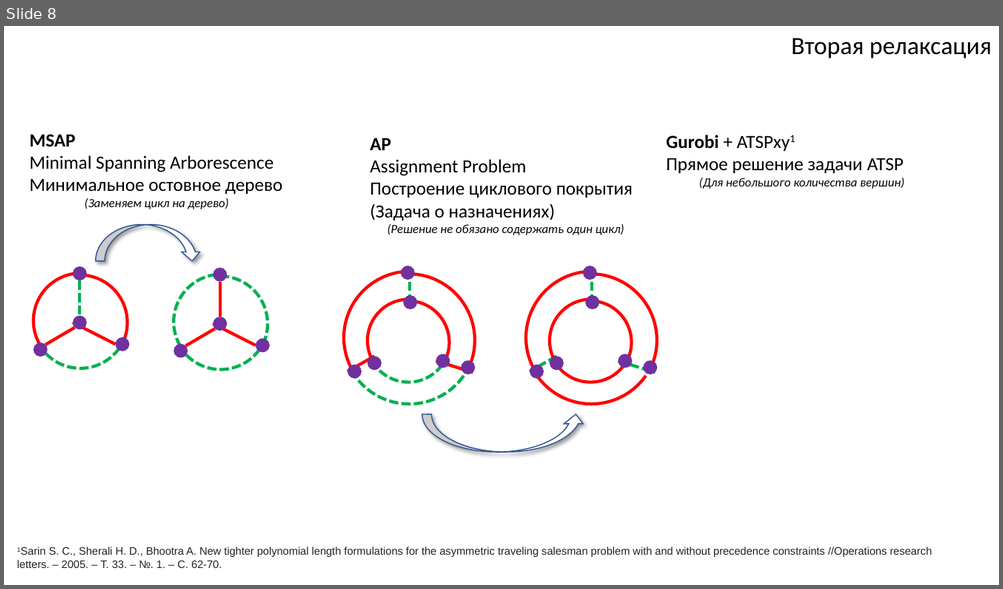
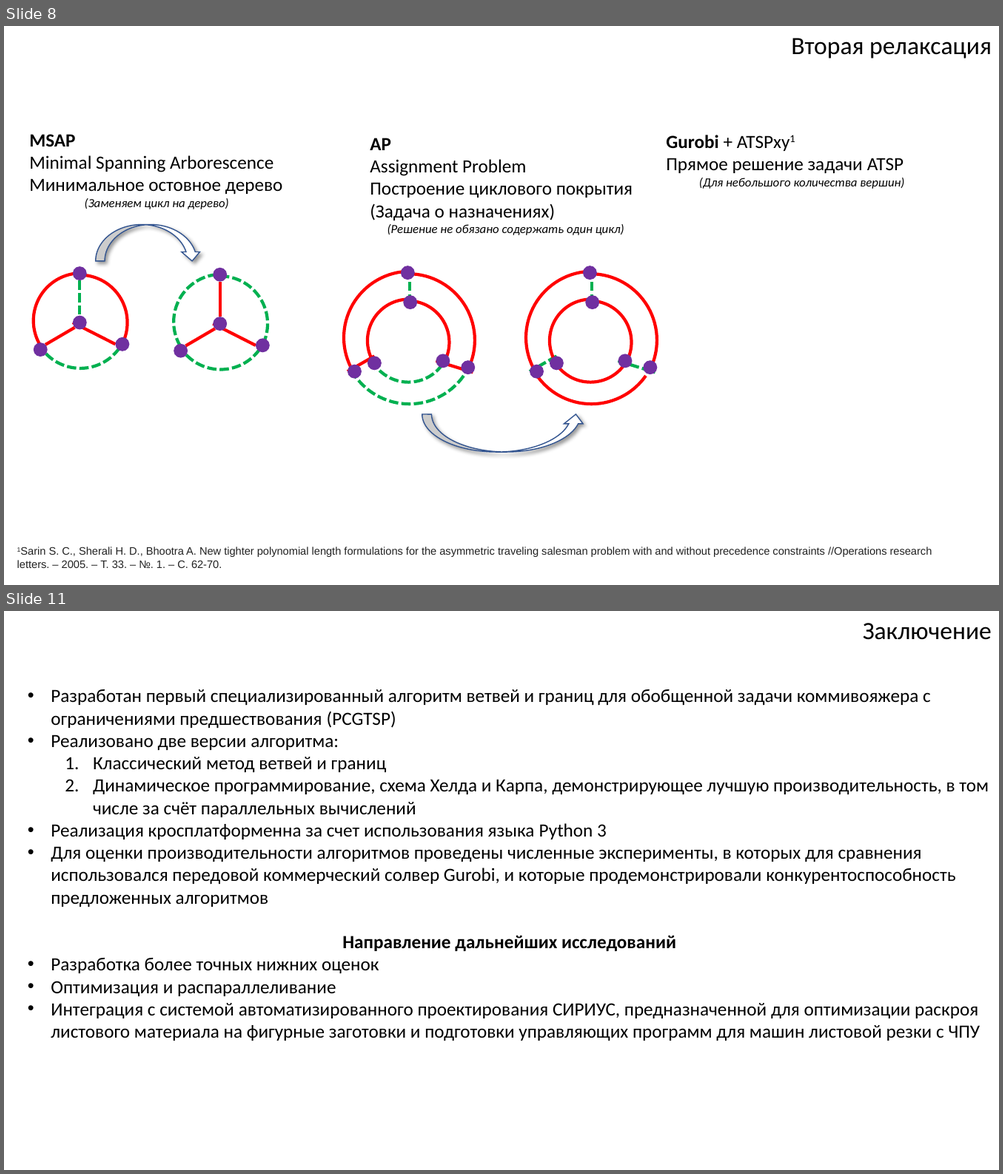
Before and after one commit to ukoloff/these, a slide deck: article/pcgtsp.pptx. Shown one above the other, each under a label of ours: slide 8 before the commit, slides 8 and 11 after it; the slides between them are not shown. The pictures are 1003x589 and 1003x1174 pixels, drawn with LibreOffice and Linux fonts; fonts in the diff are those of the drawing. Boxes give left, top, right and bottom in pixels: in the first picture for what was removed or moved away, otherwise in the second. Text is boxed around its words. In the diff, an @@ line names an element or a change of style, - is before the commit and + after.

```diff
--- a/article/pcgtsp.pptx
+++ b/article/pcgtsp.pptx
@@ slide 11 added at (4, 611, 999, 1170), background #FFFFFF @@
@@ text added at (862, 623, 991, 640), 24 pt, text #000000 @@
+Заключение
@@ text added at (51, 689, 988, 1041), 18 pt, text #000000 @@
+• Разработан первый специализированный алгоритм ветвей и границ для обобщенной задачи коммивояжера с ограничениями предшествования (PCGTSP)
+• Реализовано две версии алгоритма:
+  1. Классический метод ветвей и границ
+  2. Динамическое программирование, схема Хелда и Карпа, демонстрирующее лучшую производительность, в том числе за счёт параллельных вычислений
+• Реализация кросплатформенна за счет использования языка Python 3
+• Для оценки производительности алгоритмов проведены численные эксперименты, в которых для сравнения использовался передовой коммерческий солвер Gurobi, и которые продемонстрировали конкурентоспособность предложенных алгоритмов
+Направление дальнейших исследований
+• Разработка более точных нижних оценок
+• Оптимизация и распараллеливание
+• Интеграция с системой автоматизированного проектирования СИРИУС, предназначенной для оптимизации раскроя листового материала на фигурные заготовки и подготовки управляющих программ для машин листовой резки с ЧПУ
```
Also in this commit, not shown: 1 slide changed.
